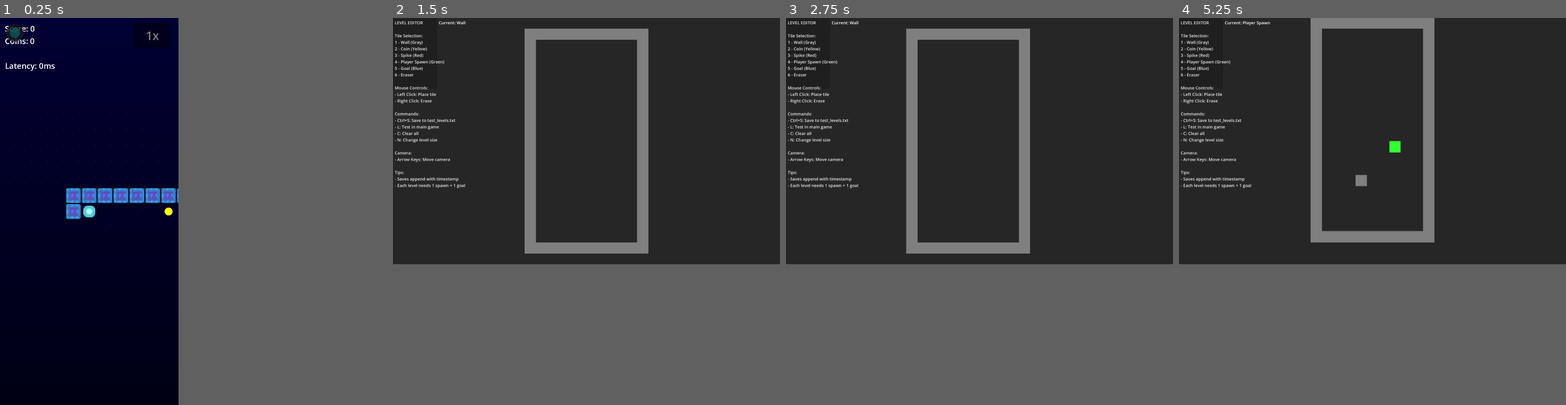
Above: before the commit, frames 1-4 (left to right).
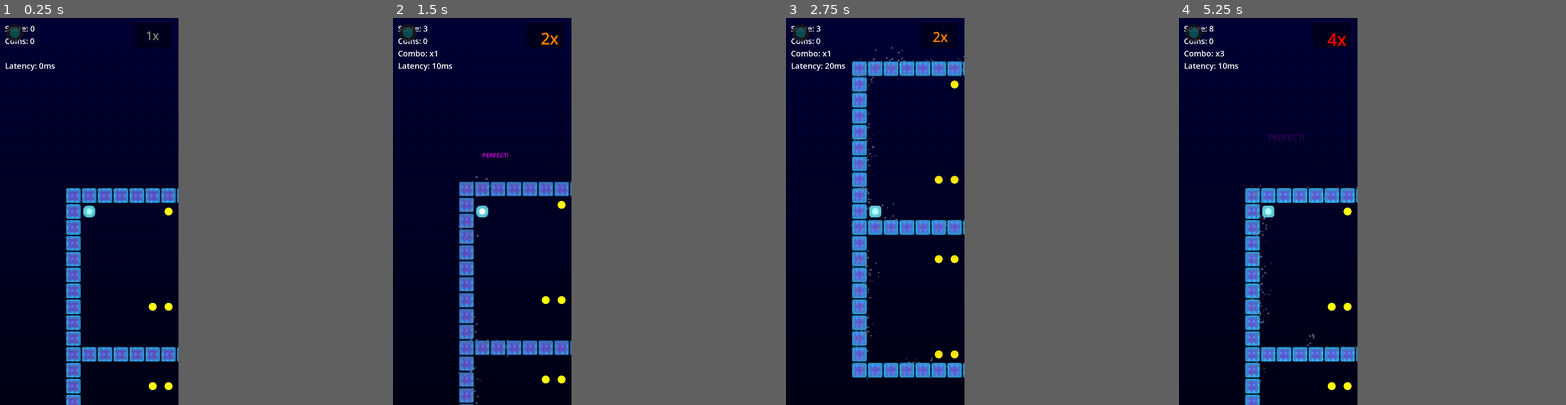
Above: after the commit, the same moments.

Repository: rubiconRiver/tomb-of-the-mask-clone
Game: Godot game, scene res://scenes/main.tscn
Same seed, same stepped clock (60 frames per second), same inputs: the game is played once before the commit and once after it.
Inputs (mouse positions are in pixels of both pictures, inside the frame that each line leads up to):
- Up to frame 1 (0.25 s): no input
- Up to frame 2 (1.5 s): tap Enter at 0.5 s; move the mouse to (520, 192) at 0.52 s; hold Right (ui_right) 0.53-1.25 s; hold L 0.53-1.25 s; click (520, 192) at 0.67 s; tap Space (ui_select) at 0.77, 0.8, 1.07 s; drag from (447, 230) to (474, 288) at 1.27 s
- Up to frame 3 (2.75 s): move the mouse to (894, 126) at 2.02 s; hold Right (ui_right) from 2.03 s (still down); hold L from 2.03 s (still down); tap Space (ui_select) at 2.3 s
- Up to frame 4 (5.25 s): release Right (ui_right) at 2.75 s; release L at 2.75 s; drag from (1260, 288) to (1213, 153) at 2.77 s; move the mouse to (1322, 269) at 3.52 s; hold Left (ui_left) 3.53-4.25 s; tap 2 at 3.6 s; tap Space (ui_select) at 3.77, 3.8, 4.07 s; drag from (1213, 153) to (1240, 114) at 4.27 s; move the mouse to (1275, 211) at 5.02 s; hold Down (ui_down) from 5.03 s (still down); tap 4 at 5.1 s; click (1275, 211) at 5.17 s
In our replay, in frame 2 the window is 800x509 before the commit and 369x800 after it. These sizes can differ from the game's own. Grey fills any space a smaller window leaves; there, only what the larger window draws over its background counts as a difference.

The runs differ from the first frame. In frame 1, 2.6% of the frame differs, in the area x 17-47%, y 52-100%; in frame 2, 34%; in frame 3, 34%; in frame 4, 34%, in the area x 0-66%, y 0-100%.
Error before the commit: Invalid access of index '99' on a base object of type: 'Array'. (res://scripts/levels/LevelGenerator.gd:172)

Commit message:
better template

Diff:
--- a/scripts/GameManager.gd
+++ b/scripts/GameManager.gd
@@ -200,10 +200,10 @@
 		print("Audio latency offset: ", audio_latency_offset * 1000, "ms")
 
 
-	# Return to level editor with E key
-	if Input.is_action_just_pressed("ui_select"):  # Usually Enter/Space
-		var editor_scene = preload("res://scenes/level_editor/LevelEditor.tscn")
-		get_tree().change_scene_to_packed(editor_scene)
+	# Return to level editor with L key when launched from editor
+	if Input.is_key_pressed(KEY_L) and LevelEditorData.is_launched_from_editor():
+		return_to_level_editor()
+		return  # Prevent further processing this frame
 
 	beat_timer += delta
 	hihat_timer += delta
@@ -728,6 +728,21 @@
 	# For now, just restart the game
 	start_game()
 
+func return_to_level_editor():
+	print("Returning to level editor...")
+
+	# Clear the launched from editor flag
+	LevelEditorData.set_launched_from_editor(false)
+
+	# Reset viewport settings for editor
+	get_window().content_scale_mode = Window.CONTENT_SCALE_MODE_DISABLED
+	get_window().content_scale_aspect = Window.CONTENT_SCALE_ASPECT_IGNORE
+	get_window().size = Vector2i(2200, 1400)
+
+	# Switch back to level editor
+	var editor_scene = preload("res://scenes/level_editor/LevelEditor.tscn")
+	get_tree().change_scene_to_packed(editor_scene)
+
 func _on_goal_reached():
 	if is_level_complete:
 		return
--- a/scripts/LevelEditorData.gd
+++ b/scripts/LevelEditorData.gd
@@ -3,6 +3,7 @@
 # Singleton to store custom level data from the level editor
 var custom_level_data = null
 var use_custom_level = false
+var launched_from_editor = false
 
 func set_custom_level(level_data: Array):
 	custom_level_data = level_data
@@ -18,3 +19,9 @@
 
 func should_use_custom_level() -> bool:
 	return use_custom_level and custom_level_data != null
+
+func set_launched_from_editor(value: bool):
+	launched_from_editor = value
+
+func is_launched_from_editor() -> bool:
+	return launched_from_editor
--- a/scripts/levels/LevelGenerator.gd
+++ b/scripts/levels/LevelGenerator.gd
@@ -161,15 +161,15 @@
 
 	# Use actual level dimensions from level_data
 	var level_height = level_data.size()
-	var level_width = 0
-	if level_height > 0:
-		level_width = level_data[0].size()
 
 	for y in range(level_height):
-		for x in range(level_width):
+		var row = level_data[y]
+		var row_width = row.size()
+
+		for x in range(row_width):
 			var world_pos = Vector2(x * GRID_SIZE, y * GRID_SIZE)
 
-			match level_data[y][x]:
+			match row[x]:
 				CellType.WALL:
 					var wall = wall_scene.instantiate()
 					wall.position = world_pos
--- a/scripts/tools/LevelEditor.gd
+++ b/scripts/tools/LevelEditor.gd
@@ -70,6 +70,10 @@
 	setup_ui()
 	setup_camera()
 	setup_file_dialog()
+
+	# Load the big level by default
+	load_big_level()
+
 	print("Level Editor Ready!")
 	print("Keys 1-5: Tile types (6: Eraser) | Click: Place | Right-click: Erase")
 	print("Ctrl+S: Save | L: Load into game | C: Clear | N: Change size")
@@ -226,6 +230,41 @@
 	if current_tile_label:
 		current_tile_label.text = "Current: " + get_tile_type_name(current_tile_type)
 
+func load_big_level():
+	print("Loading big level...")
+	# Get the big level template
+	var template = LevelTemplates.get_big_level()
+
+	# Update level dimensions
+	level_height = template.size()
+	if level_height > 0:
+		level_width = template[0].length()
+
+	# Clear existing tiles
+	tilemap.clear()
+
+	# Populate tilemap from template
+	for y in range(level_height):
+		var row = template[y]
+		for x in range(row.length()):
+			var cell = row[x]
+			match cell:
+				'#':
+					tilemap.set_cell(0, Vector2i(x, y), 0, Vector2i(TileType.WALL, 0))
+				'C':
+					tilemap.set_cell(0, Vector2i(x, y), 0, Vector2i(TileType.COIN, 0))
+				'S':
+					tilemap.set_cell(0, Vector2i(x, y), 0, Vector2i(TileType.SPIKE, 0))
+				'P':
+					tilemap.set_cell(0, Vector2i(x, y), 0, Vector2i(TileType.PLAYER_SPAWN, 0))
+				'G':
+					tilemap.set_cell(0, Vector2i(x, y), 0, Vector2i(TileType.GOAL, 0))
+				'.':
+					tilemap.set_cell(0, Vector2i(x, y), -1)  # Empty
+
+	# Center camera on the loaded level
+	camera.position = Vector2(level_width * GRID_SIZE / 2, level_height * GRID_SIZE / 2)
+
 func clear_level():
 	print("Clearing level...")
 	# Clear all tiles
@@ -350,6 +389,7 @@
 
 	# Store level data in singleton
 	LevelEditorData.set_custom_level(level_data)
+	LevelEditorData.set_launched_from_editor(true)
 
 	# Restore mobile viewport settings before switching to main game
 	get_window().content_scale_mode = Window.CONTENT_SCALE_MODE_VIEWPORT
Not shown, changed: levels/test_levels.txt
Not shown, added: scripts/ui/MultiplierIndicator.gd.uid
